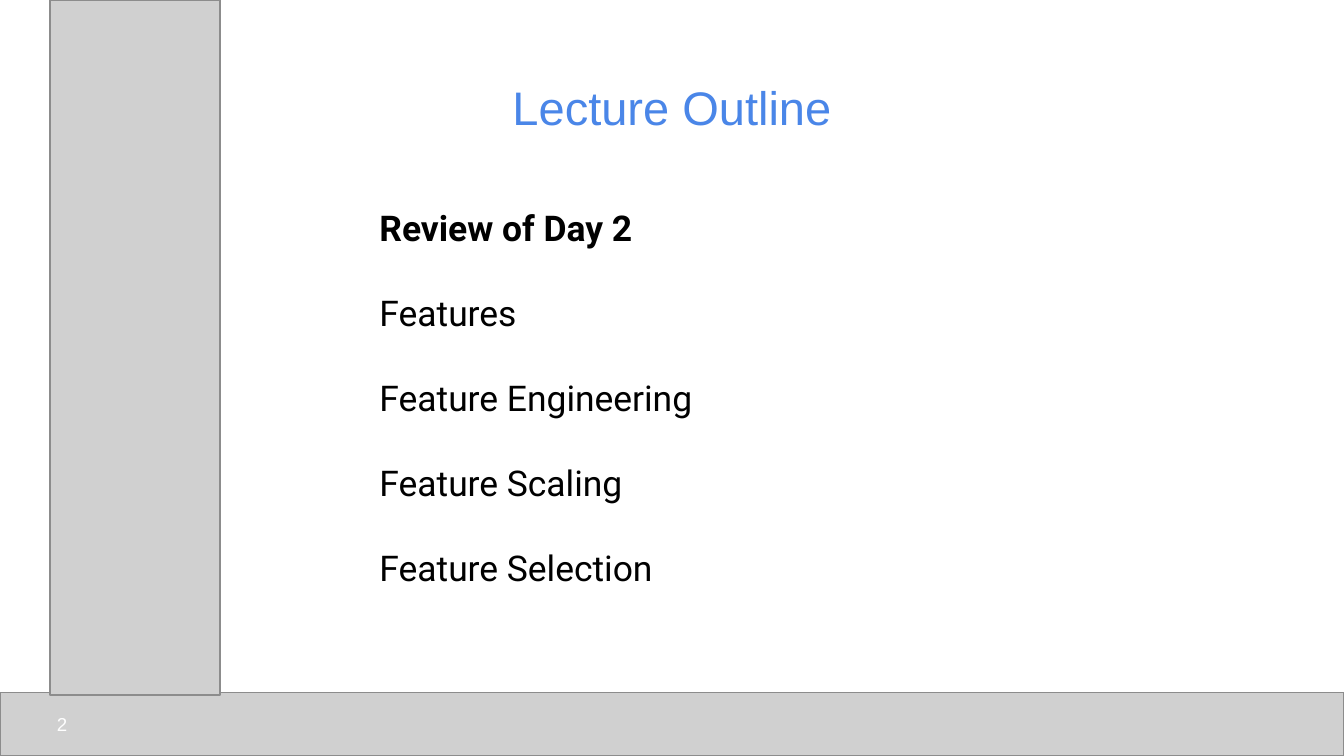
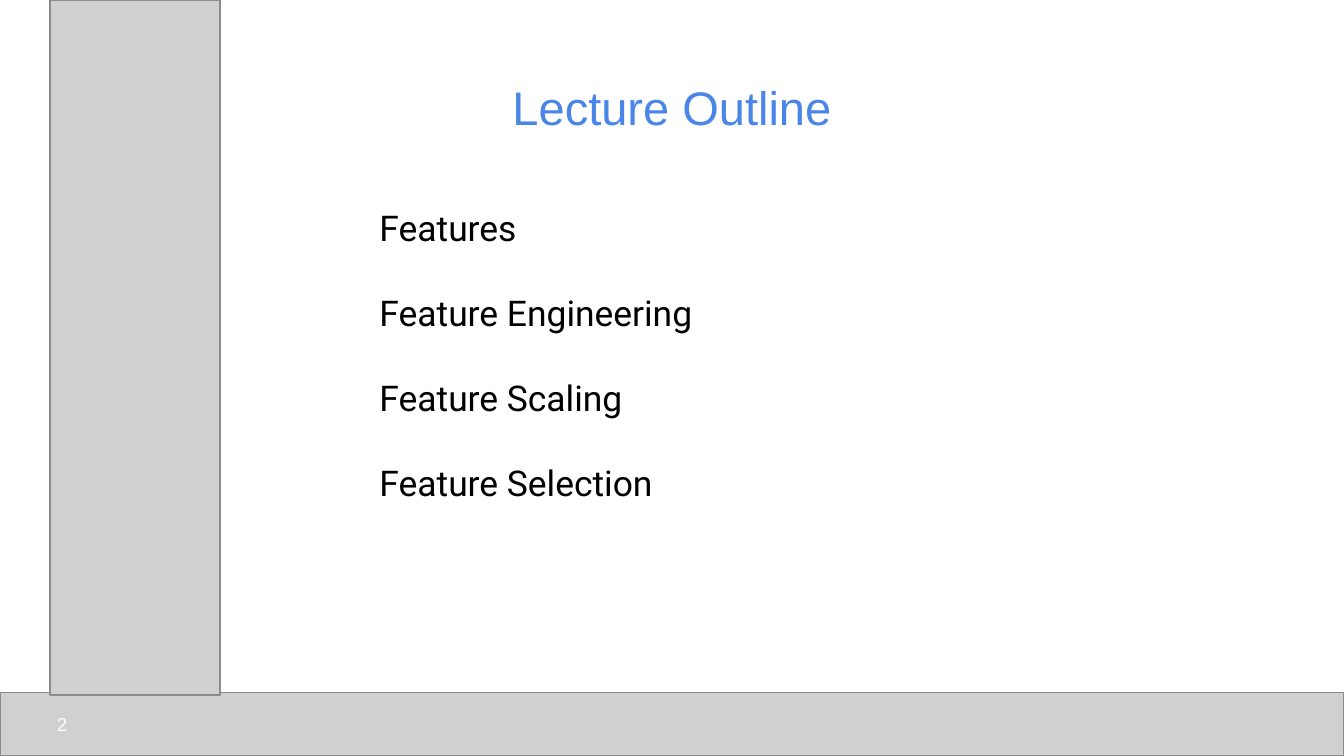
Before and after one commit to udel-cbcb/NIGMS-Sandbox-UD, a slide deck: slide 2 of Submodule_3/Lectures/Submodule_3_Lecture_2_Feature_Engineering_Scaling_Selection.pptx. Drawn at 1344x756 pixels with LibreOffice and Linux fonts; fonts in the diff are those of the drawing; grey boxes stand for pictures. Boxes give left, top, right and bottom in pixels: in the first picture for what was removed or moved away, otherwise in the second. Text is boxed around its words. In the diff, an @@ line names an element or a change of style, - is before the commit and + after.

```diff
--- a/Submodule_3/Lectures/Submodule_3_Lecture_2_Feature_Engineering_Scaling_Selection.pptx
+++ b/Submodule_3/Lectures/Submodule_3_Lecture_2_Feature_Engineering_Scaling_Selection.pptx
@@ text at bbox=[379, 214, 632, 249]: paragraph removed @@
-Review of Day 2
```
Also in this commit, not shown: 4 other slides changed, 8 slides removed.
